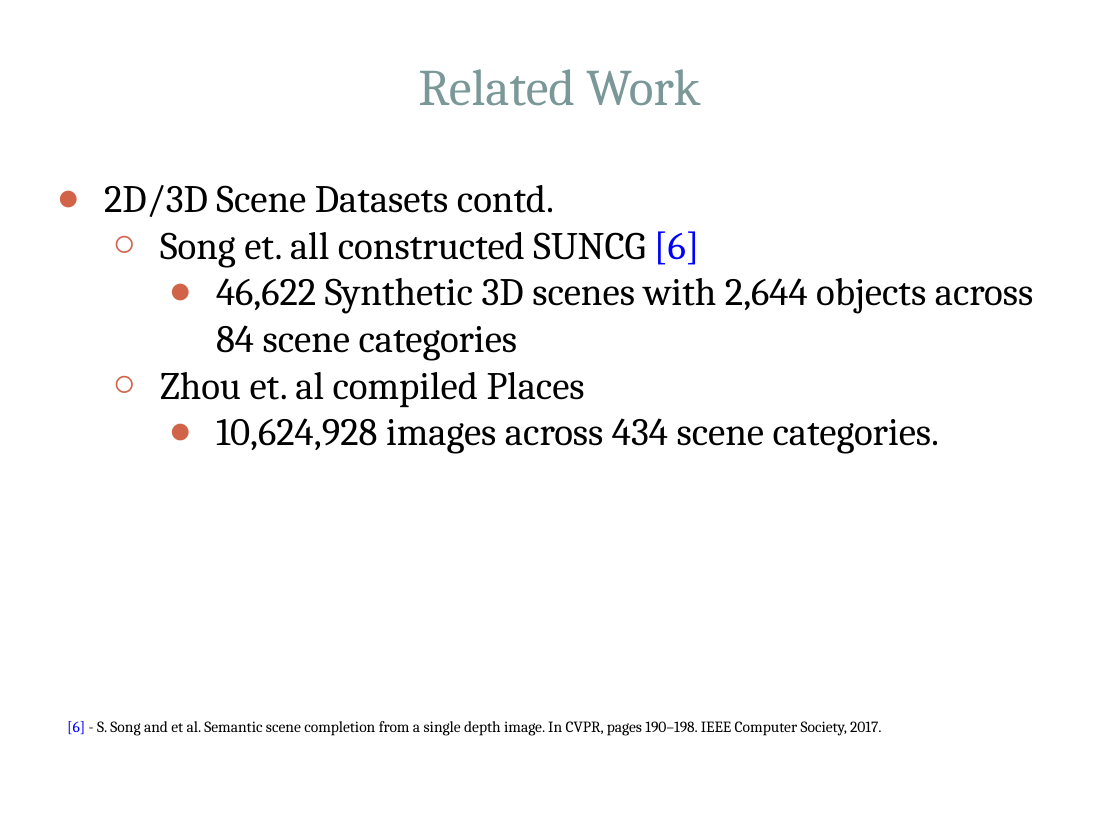
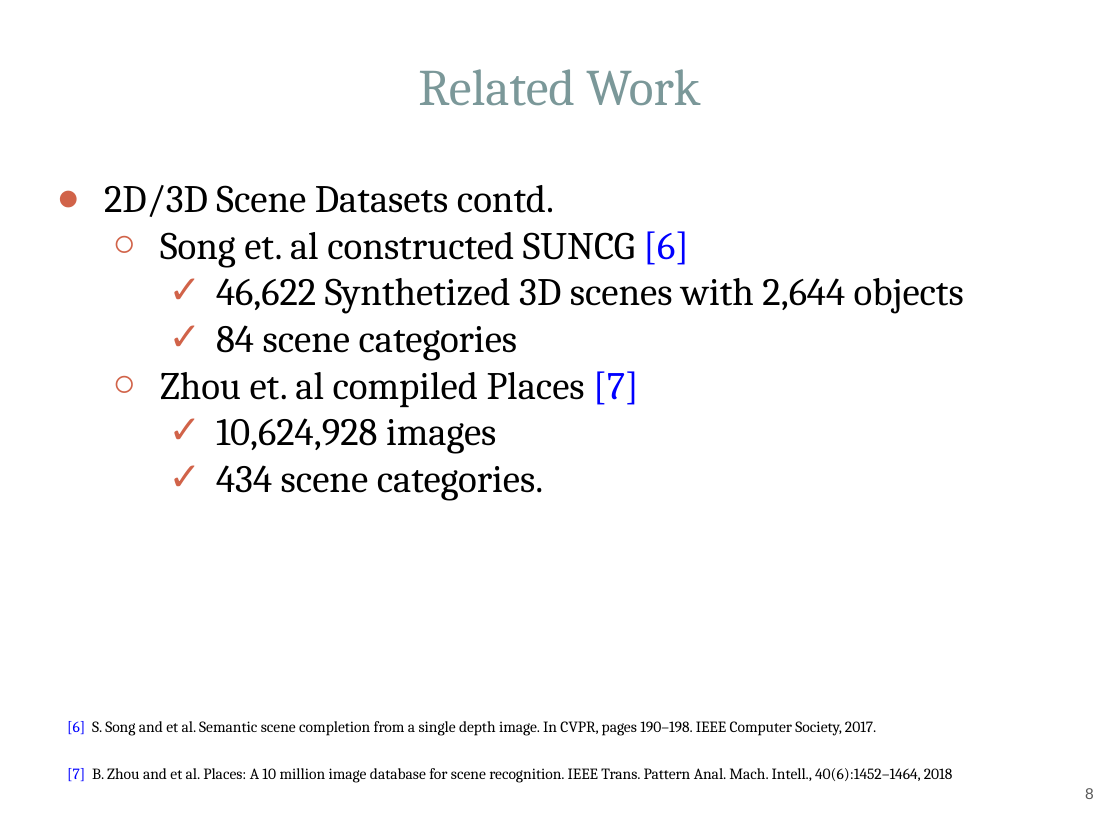
Before and after one commit to Hammania689/shrec_2019, a slide deck: slide 8 of mipr_slides/MIPR.pptx. Drawn at 1120x840 pixels with LibreOffice and Linux fonts; fonts in the diff are those of the drawing. Boxes give left, top, right and bottom in pixels: in the first picture for what was removed or moved away, otherwise in the second. Text is boxed around its words. In the diff, an @@ line names an element or a change of style, - is before the commit and + after.

```diff
--- a/mipr_slides/MIPR.pptx
+++ b/mipr_slides/MIPR.pptx
@@ text at box(160, 231, 964, 501): text changed @@
-  ○ Song et. all constructed SUNCG [6]
-    ● 46,622 Synthetic 3D scenes with 2,644 objects across 84 scene categories
-  ○ Zhou et. al compiled Places
-    ● 10,624,928 images across 434 scene categories.
+  ○ Song et. al constructed SUNCG [6]
+    ✓ 46,622 Synthetized 3D scenes with 2,644 objects
+    ✓ 84 scene categories
+  ○ Zhou et. al compiled Places [7]
+    ✓ 10,624,928 images
+    ✓ 434 scene categories.
@@ text at box(67, 721, 952, 783): text changed @@
-[6] - S. Song and et al. Semantic scene completion from a single depth image. In CVPR, pages 190–198. IEEE Computer Society, 2017.
+[6] S. Song and et al. Semantic scene completion from a single depth image. In CVPR, pages 190–198. IEEE Computer Society, 2017.
+[7] B. Zhou and et al. Places: A 10 million image database for scene recognition. IEEE Trans. Pattern Anal. Mach. Intell., 40(6):1452–1464, 2018
@@ page number added at box(1085, 788, 1094, 799), 10 pt, text #595959 @@
+8
```
Also in this commit, not shown: 26 other slides changed, 2 slides added, 4 other files.
